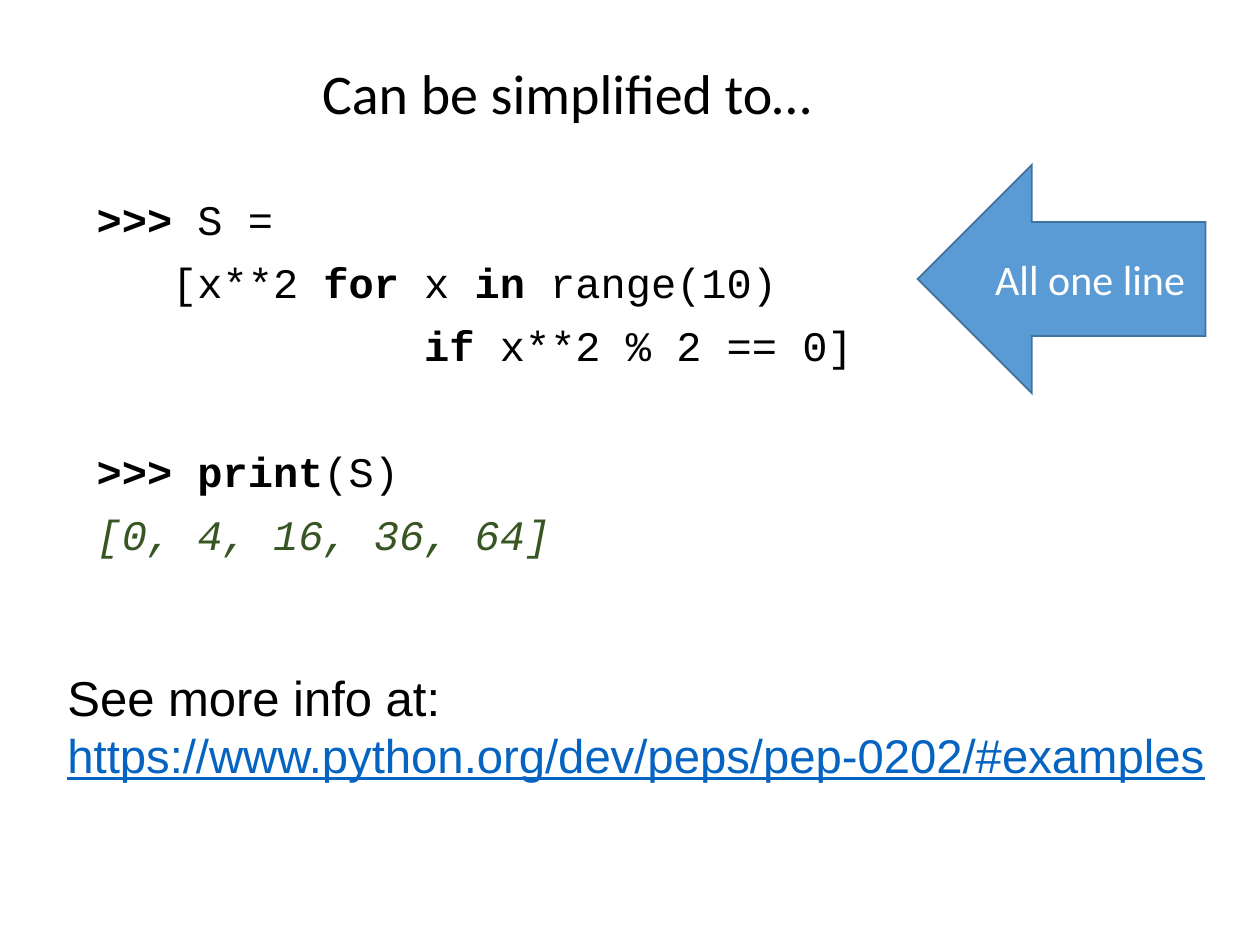
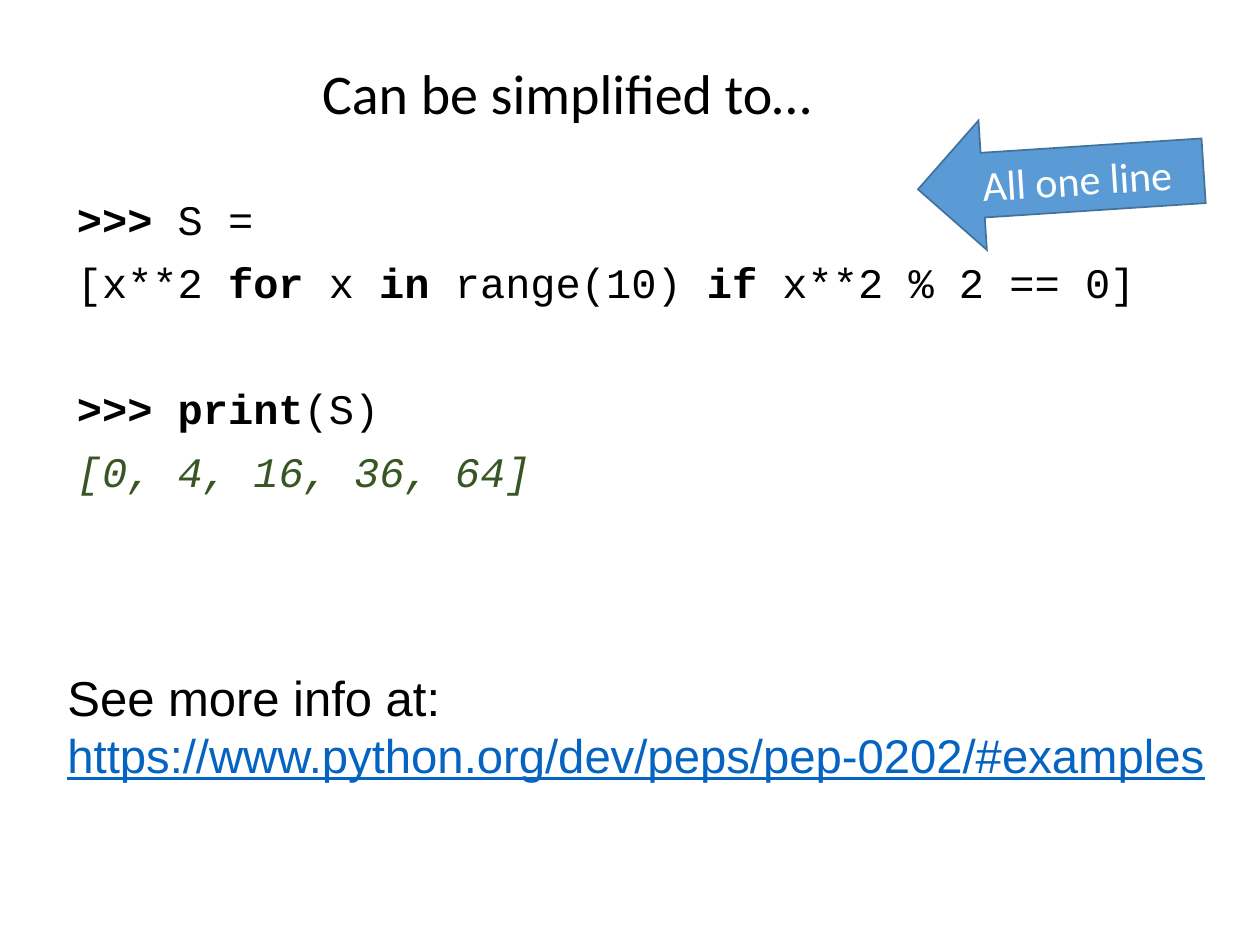
Before and after one commit to ncasuk/ncas-isc, a slide deck: slide 5 of python/presentations/learning_python/09_list_comprehensions.pptx. Drawn at 1260x945 pixels with LibreOffice and Linux fonts; fonts in the diff are those of the drawing; background and template pictures are left out. Boxes give left, top, right and bottom in pixels: in the first picture for what was removed or moved away, otherwise in the second. Text is boxed around its words. In the diff, an @@ line names an element or a change of style, - is before the commit and + after.

Commit message:
learning_python: Added red lines to slice presentation around slices to make clearer, and in list_comprehensions presentation changed the one liner to actually be on one line

```diff
--- a/python/presentations/learning_python/09_list_comprehensions.pptx
+++ b/python/presentations/learning_python/09_list_comprehensions.pptx
@@ left arrow "All one line" at <box>913,107,1207,255</box>: rotation 0 to 356 degrees @@
@@ text ">>> S =": place and size @@
-text ">>> S =" at <box>97,207,852,559</box>
+text ">>> S =" at <box>77,207,1135,496</box>
@@ text at <box>77,268,1135,307</box>: text changed @@
-[x**2 for x in range(10)
-if x**2 % 2 == 0]
+[x**2 for x in range(10) if x**2 % 2 == 0]
```
Also in this commit, not shown: 3 other files.
